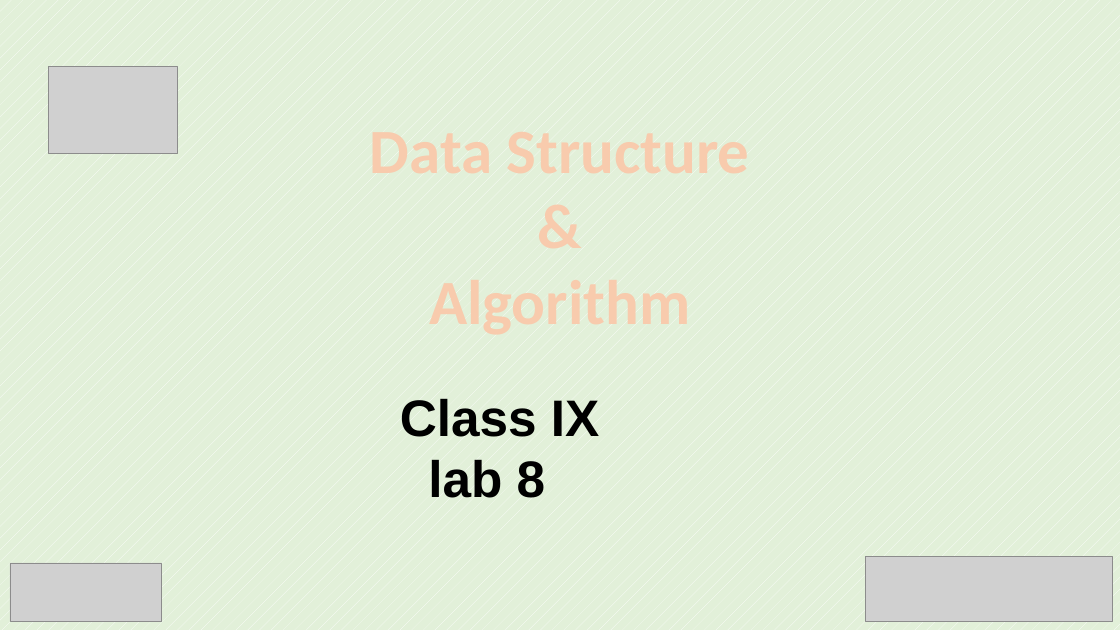
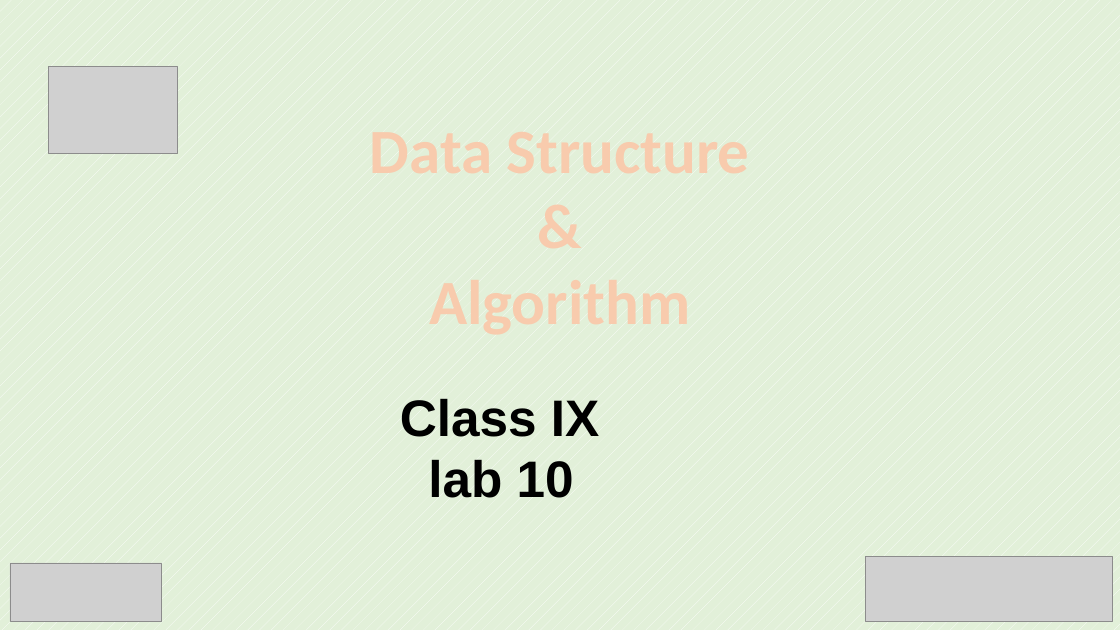
Before and after one commit to SabitDeepto/IIDP, a slide deck: slide 1 of class 9/lab 10 (DSA)/2. Presentation/DSA_9.pptx. Drawn at 1120x630 pixels with LibreOffice and Linux fonts; fonts in the diff are those of the drawing; grey boxes stand for pictures. Boxes give left, top, right and bottom in pixels: in the first picture for what was removed or moved away, otherwise in the second. Text is boxed around its words. In the diff, an @@ line names an element or a change of style, - is before the commit and + after.

```diff
--- a/class 9/lab 10 (DSA)/2. Presentation/DSA_9.pptx
+++ b/class 9/lab 10 (DSA)/2. Presentation/DSA_9.pptx
@@ text at (428, 459, 574, 498): text changed @@
-lab 8
+lab 10
```
Also in this commit, not shown: 5 slides added, 9 slides removed, 2 other files.
